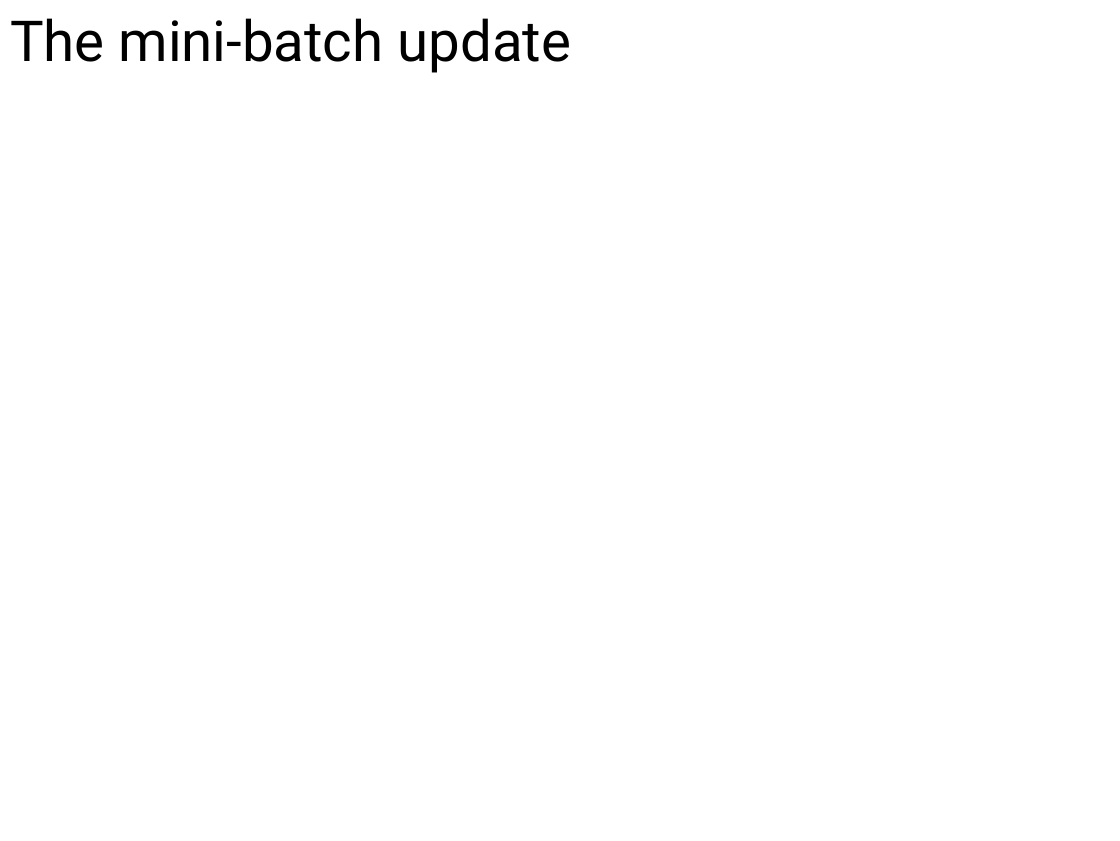
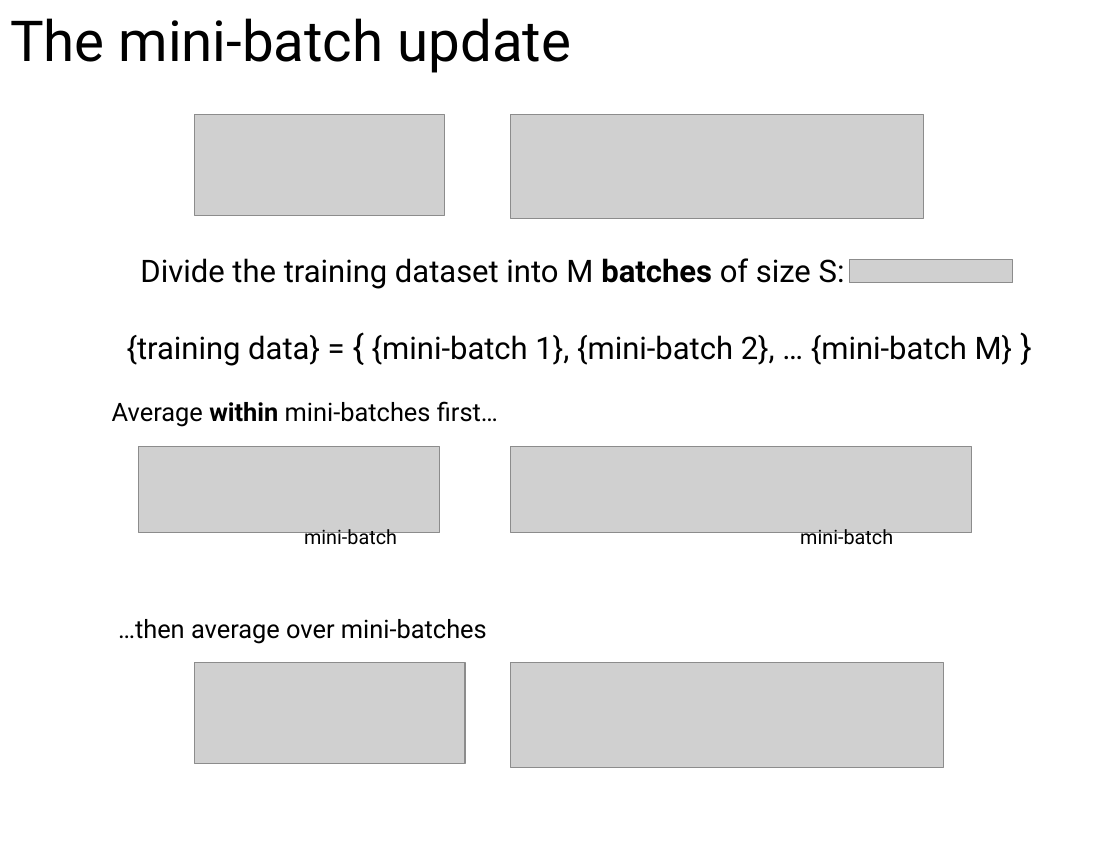
Before and after one commit to ansuini/Winter_School_QLS_2018, a slide deck: slide 12 of Lecture1/slides/Alberto_DeepLearning.odp. Drawn at 1120x841 pixels with LibreOffice and Linux fonts; fonts in the diff are those of the drawing; grey boxes stand for pictures; background and template pictures are left out. Boxes give left, top, right and bottom in pixels: in the first picture for what was removed or moved away, otherwise in the second. Text is boxed around its words. In the diff, an @@ line names an element or a change of style, - is before the commit and + after.

```diff
--- a/Lecture1/slides/Alberto_DeepLearning.odp
+++ b/Lecture1/slides/Alberto_DeepLearning.odp
@@ picture added at [194, 114, 444, 214] @@
@@ picture added at [511, 114, 924, 217] @@
@@ text added at [140, 258, 845, 289], 22 pt, text #000000 @@
+Divide the training dataset into M batches of size S:
@@ picture added at [850, 260, 1013, 283] @@
@@ text added at [127, 335, 1013, 366], 22 pt, text #000000 @@
+{training data} = { {mini-batch 1}, {mini-batch 2}, … {mini-batch M} }
@@ text added at [112, 401, 498, 427], 18 pt, text #000000 @@
+Average within mini-batches first…
@@ picture added at [139, 446, 440, 533] @@
@@ picture added at [511, 446, 972, 533] @@
@@ text added at [304, 529, 397, 550], 14 pt, text #000000 @@
+mini-batch
@@ text added at [800, 529, 893, 550], 14 pt, text #000000 @@
+mini-batch
@@ text added at [118, 619, 487, 643], 18 pt, text #000000 @@
+…then average over mini-batches
@@ picture added at [195, 663, 465, 763] @@
@@ picture added at [511, 663, 944, 766] @@
```
Also in this commit, not shown: 3 other slides changed, 5 other files.
